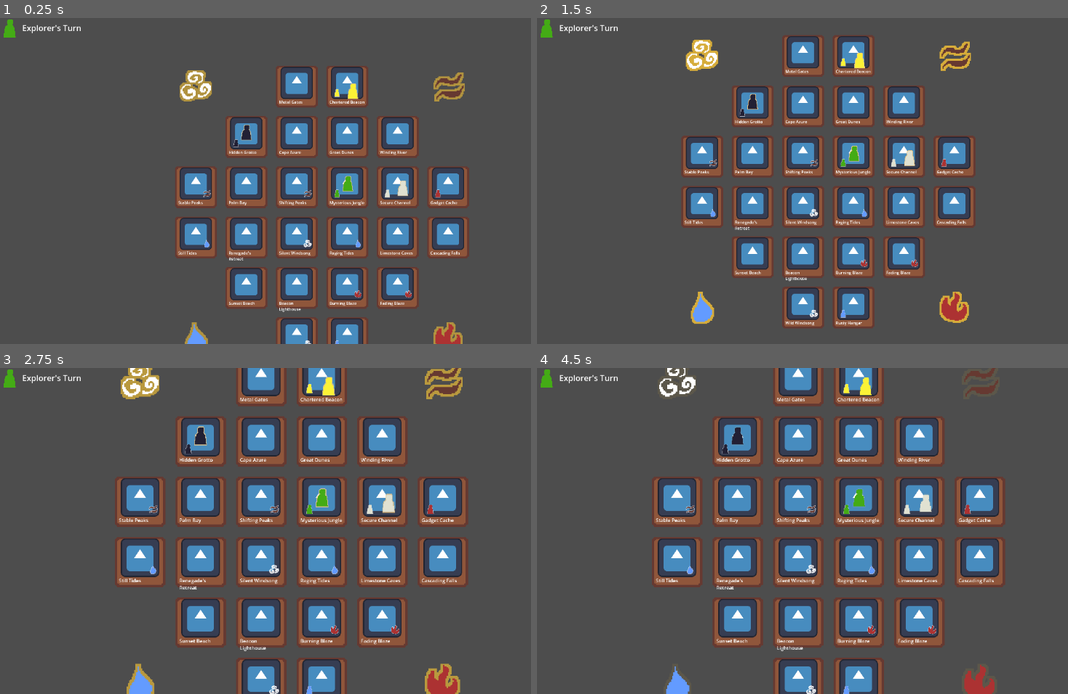
Above: before the commit, frames 1-4 (two rows, left to right).
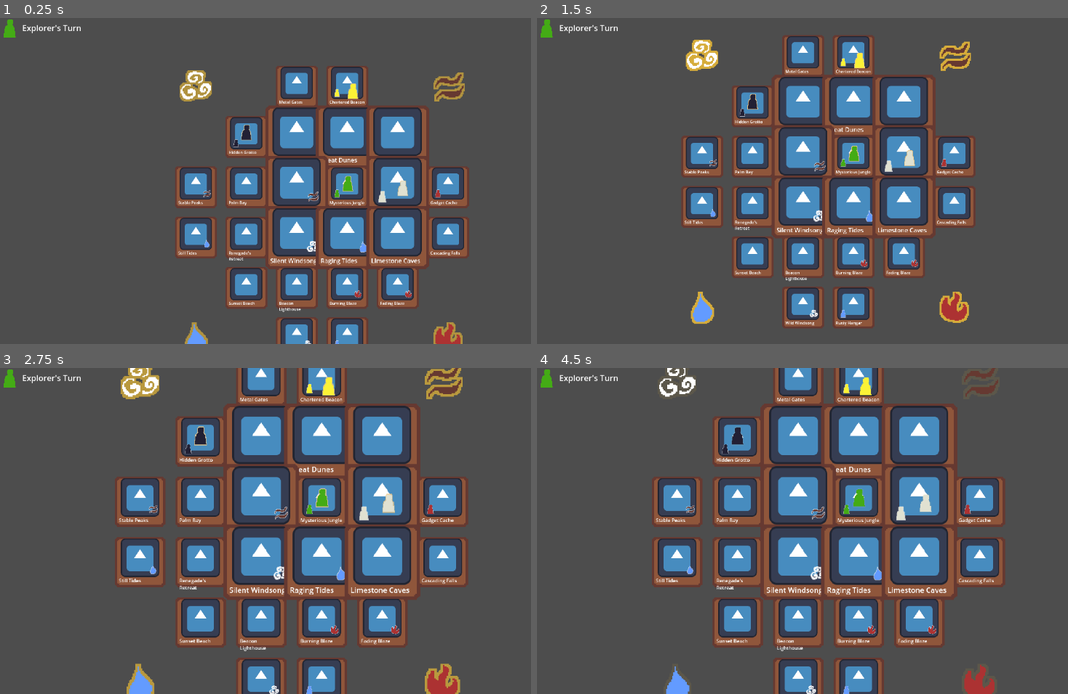
Above: after the commit, the same moments.

Repository: piauski/secretive-shores
Game: Godot game, scene res://game.tscn
Same seed, same stepped clock (60 frames per second), same inputs: the game is played once before the commit and once after it. The engine's default icon, where the game draws it, is replaced by a stand-in: a white triangle on a blue panel in a dark square.
Inputs (mouse positions are in pixels of both pictures, inside the frame that each line leads up to):
- Up to frame 1 (0.25 s): no input
- Up to frame 2 (1.5 s): move the mouse to (956, 164) at 0.52 s; right-click (956, 164) at 0.6 s; move the mouse to (712, 197) at 1.27 s; tap Mouse wheel down (mouse_scroll_down) at 1.35 s
- Up to frame 3 (2.75 s): tap Enter at 2 s; move the mouse to (350, 459) at 2.02 s; tap Mouse wheel up (mouse_scroll_up) at 2.1 s
- Up to frame 4 (4.5 s): tap Space at 2.75 s; move the mouse to (797, 596) at 2.77 s; right-click (797, 596) at 2.85 s; move the mouse to (1004, 579) at 3.52 s; tap Mouse wheel down (mouse_scroll_down) at 3.6 s; tap Enter at 4.25 s; move the mouse to (653, 482) at 4.27 s; tap Mouse wheel up (mouse_scroll_up) at 4.35 s

The runs differ from the first frame. In frame 1, 10% of the frame differs, in the area x 50-81%, y 26-78%; in frame 2, 10%; in frame 3, 15%; in frame 4, 15%, in the area x 42-80%, y 10-72%.

Commit message:
Add get_adjacent_tiles_for_player, make Explorer able to move diag
This uses Classes.SpecialAction.MOVE_SHORE_UP_DIAG so theoretically
any class could use this special ability. Might refactor this into
bitflags so this could actually work.

Diff:
--- a/game.tscn
+++ b/game.tscn
@@ -39,11 +39,10 @@
 board = NodePath("../../Board")
 players = NodePath("../../Players")
 
-[node name="CanvasLayer" type="CanvasLayer" parent="." node_paths=PackedStringArray("board", "players", "game_state_turn")]
+[node name="CanvasLayer" type="CanvasLayer" parent="." node_paths=PackedStringArray("board", "players")]
 script = ExtResource("8_q3yuw")
 board = NodePath("../Board")
 players = NodePath("../Players")
-game_state_turn = NodePath("../State Machine/turn")
 
 [node name="HUD" type="Control" parent="CanvasLayer"]
 layout_mode = 3
--- a/resources/player/diver.tres
+++ b/resources/player/diver.tres
@@ -7,4 +7,5 @@
 script = ExtResource("2_dqhio")
 name = "Diver"
 clazz = 1
+special_action = 1
 image = ExtResource("1_t62s8")
--- a/resources/player/engineer.tres
+++ b/resources/player/engineer.tres
@@ -7,4 +7,5 @@
 script = ExtResource("2_ogc25")
 name = "Engineer"
 clazz = 2
+special_action = 2
 image = ExtResource("1_ybkbr")
--- a/resources/player/explorer.tres
+++ b/resources/player/explorer.tres
@@ -7,4 +7,5 @@
 script = ExtResource("2_lpgek")
 name = "Explorer"
 clazz = 5
+special_action = 5
 image = ExtResource("1_gvls4")
--- a/resources/player/messenger.tres
+++ b/resources/player/messenger.tres
@@ -7,4 +7,5 @@
 script = ExtResource("2_qkylu")
 name = "Messenger"
 clazz = 6
+special_action = 6
 image = ExtResource("1_mfxjq")
--- a/resources/player/navigator.tres
+++ b/resources/player/navigator.tres
@@ -7,4 +7,5 @@
 script = ExtResource("2_kas0g")
 name = "Navigator"
 clazz = 3
+special_action = 3
 image = ExtResource("1_vl28c")
--- a/resources/player/pilot.tres
+++ b/resources/player/pilot.tres
@@ -7,4 +7,5 @@
 script = ExtResource("2_iurf6")
 name = "Pilot"
 clazz = 4
+special_action = 4
 image = ExtResource("1_04u1u")
--- a/src/board.gd
+++ b/src/board.gd
@@ -5,13 +5,27 @@
 @export var island_scene: PackedScene = preload("res://scenes/island.tscn")
 @export var totem_scene: PackedScene = preload("res://scenes/totem.tscn")
 
-const island_shape: Array = [
+var island_shape: Array = [
 	[0, 0, 1, 1, 0, 0],
 	[0, 1, 1, 1, 1, 0],
 	[1, 1, 1, 1, 1, 1],
 	[1, 1, 1, 1, 1, 1],
 	[0, 1, 1, 1, 1, 0],
 	[0, 0, 1, 1, 0, 0],
+]
+
+const adjacent_offsets: Array = [
+	[-1, 0], 	# Top middle
+	[0, -1], 	# Middle left
+	[0, 1], 	# Middle right
+	[1, 0], 	# Bottom middle
+]
+
+const diagonal_offsets: Array = [
+	[-1, -1],	# Top left
+	[-1, 1], 	# Top right
+	[1, -1], 	# Bottom left
+	[1, 1]		# Bottom right
 ]
 
 func count_island_tiles() -> int:
@@ -61,6 +75,8 @@
 				# Place island here
 				var island = islands[island_idx]
 				island.position = Vector2(col_idx * 200, row_idx * 200)
+				island.row = row_idx
+				island.col = col_idx
 				island_idx += 1
 
 	# Spawn totems
@@ -86,3 +102,30 @@
 
 func get_spawn_tiles_for_class(clazz: Classes.Class) -> Array[Island]:
 	return get_islands().filter(func(island: Island): return island.spawned_player == clazz)
+
+func get_island_by_row_col(row: int, col: int) -> Island:
+	return get_islands().filter(func(island: Island): return island.row == row and island.col == col)[0]
+
+func get_adjacent_tiles_for_player(player: Player):
+	var adjacent_tiles: Array[Island] = []
+	var island = player.current_tile
+	print("Island idx ", island.row, " ", island.col)
+
+	var offsets = adjacent_offsets.duplicate()
+	print("SPECIAL", player.special_action, Classes.SpecialAction.MOVE_SHORE_UP_DIAG)
+	if player.special_action == Classes.SpecialAction.MOVE_SHORE_UP_DIAG:
+		for offset in diagonal_offsets:
+			offsets.append(offset)
+
+	for offset in offsets:
+		var adj_row = island.row + offset[0]
+		var adj_col = island.col + offset[1]
+		if (adj_row >= 0 and adj_row < island_shape.size() and
+			adj_col >= 0 and adj_col < island_shape[0].size()):
+			if island_shape[adj_row][adj_col] > 0:
+				adjacent_tiles.append(get_island_by_row_col(adj_row, adj_col))
+
+	for tile in adjacent_tiles:
+		tile.scale = Vector2(1.5,1.5)
+
+	return adjacent_tiles
--- a/src/classes.gd
+++ b/src/classes.gd
@@ -10,35 +10,12 @@
 	MESSENGER,
 }
 
-var class_data = {
-	Class.DIVER: {
-		description = "Move through 1 or more adjacent flooded and/or missing tiles for 1 action. (Must end your turn on a tile.)",
-		sprite = "res://assets/player/diver.png",
-		name = "Diver",
-	},
-	Class.ENGINEER: {
-		description = "Shore up 2 tiles for 1 action.",
-		sprite = "res://assets/player/engineer.png",
-		name = "Engineer",
-	},
-	Class.NAVIGATOR: {
-		description = "Move another player up to 2 adjacent tiles for 1 action.",
-		sprite = "res://assets/player/navigator.png",
-		name = "Navigator"
-	},
-	Class.PILOT: {
-		description = "Once per turn, fly to any tile on the island for 1 action.",
-		sprite = "res://assets/player/pilot.png",
-		name = "Pilot",
-	},
-	Class.EXPLORER: {
-		description = "Move and/or shore up diagonally.",
-		sprite = "res://assets/player/explorer.png",
-		name = "Explorer",
-	},
-	Class.MESSENGER: {
-		description = "Give Treasure cards to a player anywhere on the island for 1 action per card.",
-		sprite = "res://assets/player/messenger.png",
-		name = "Messenger",
-	},
+enum SpecialAction {
+	NONE,
+	MOVE_THRU_ADJ_MISSING_TILES,
+	SHORE_UP_TWICE,
+	MOVE_ANOTHER_PLAYER_TWICE,
+	FLY_ANY_TILE,
+	MOVE_SHORE_UP_DIAG,
+	GIVE_CARDS_REMOTELY
 }
--- a/src/hud.gd
+++ b/src/hud.gd
@@ -5,11 +5,10 @@
 
 @export var board: Board
 @export var players: Players
-@export var game_state_turn: GameTurn
 
 # Called every frame. 'delta' is the elapsed time since the previous frame.
 func _process(delta: float) -> void:
-	var current_player = game_state_turn.current_player
+	var current_player = players.current_player
 	if current_player:
 		turn_indicator_player_image.texture = current_player.sprite.texture
 		turn_indicator_player_label.text = "%s's Turn" % current_player.name
--- a/src/island.gd
+++ b/src/island.gd
@@ -13,6 +13,9 @@
 var always_spawn: bool = false
 var spawned_player: Classes.Class = Classes.Class.NONE
 var spawned_totem: Totems.Totem = Totems.Totem.NONE
+
+var row: int = 0
+var col: int = 0
 
 @export var resource: IslandResource:
 	set(value):
--- a/src/player.gd
+++ b/src/player.gd
@@ -16,6 +16,7 @@
 		position = current_tile.position + (Vector2(randf() - 0.5, randf() - 0.5) * 50)
 
 @export var clazz: Classes.Class = Classes.Class.NONE
+@export var special_action: Classes.SpecialAction = Classes.SpecialAction.NONE
 @export var tile_pos: Vector2
 
 var current_player = false
@@ -23,8 +24,5 @@
 func load_resource(resource: PlayerResource):
 	set_name(resource.name)
 	clazz = resource.clazz
+	special_action = resource.special_action
 	sprite.texture = resource.image
-
-
-func get_adjacent_tiles() -> Array[Island]:
-	return [current_tile]
--- a/src/resources/player.gd
+++ b/src/resources/player.gd
@@ -3,4 +3,5 @@
 
 @export var name: String = ""
 @export var clazz: Classes.Class = Classes.Class.NONE
+@export var special_action: Classes.SpecialAction = Classes.SpecialAction.NONE
 @export var image: CompressedTexture2D = preload("res://assets/player/diver.png")
--- a/src/states/game/turn.gd
+++ b/src/states/game/turn.gd
@@ -4,12 +4,10 @@
 @export var board: Board
 @export var players: Players
 
-var current_player: Player
-
 signal player_turn(Player)
 
 func enter() -> void:
-	current_player = players.get_next()
-	print(current_player, "'s Turn!")
+	var player = players.get_next()
+	print(player, "'s Turn!")
 
 	transition("turn_wait")
--- a/src/states/game/turn_wait.gd
+++ b/src/states/game/turn_wait.gd
@@ -8,8 +8,9 @@
 
 
 func enter() -> void:
-	print("Entered waiting state", players.current_player)
-	print(players.current_player.get_adjacent_tiles())
+	print("Entered waiting state ", players.current_player)
+	print(board.get_adjacent_tiles_for_player(players.current_player))
+
 
 func update(delta:float) -> void:
 	if input_received:
